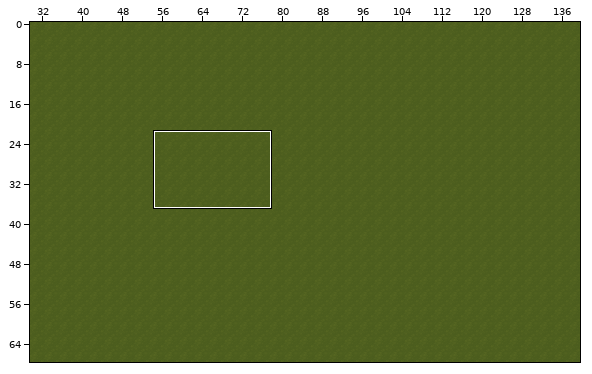
An edit to a level. Tiled map, assets/tiles/Level_EP0_0_Tutorial_64.tmx. Above, an overview of the earlier version with the close-up marked.
Close-up. As it was:
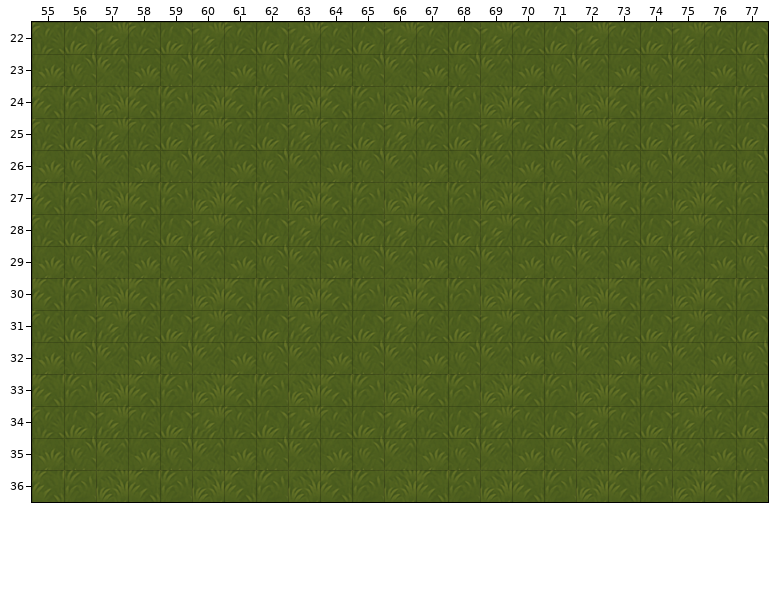
Cells are 64x64 px. Shown: x 55..77, y 22..36.
After:
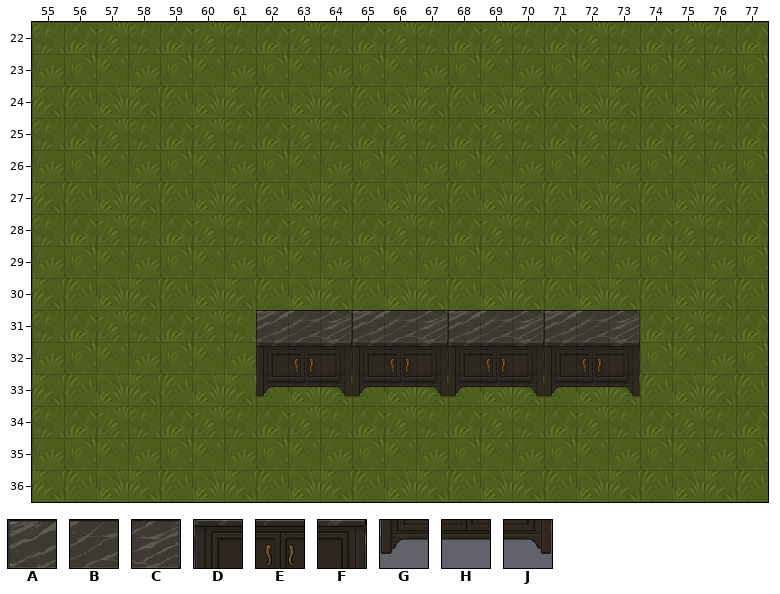
Key: from "FurnitureGothicMansion (64x64)": A 1392, B 1393, C 1394, D 1440, E 1441, F 1442, G 1488, H 1489, J 1490.
_ is an empty cell.
Tiles of an added or newly shown layer are drawn over the layers below it.
Edits made:
Layer "Warstwa Kafelków 2" (added):
The edit adds tile A in row 31 at x 62, 65, 68 and 71.
The edit adds tile B in row 31 at x 63, 66, 69 and 72.
The edit adds tile C in row 31 at x 64, 67, 70 and 73.
The edit adds tile D in row 32 at x 62, 65, 68 and 71.
The edit adds tile E in row 32 at x 63, 66, 69 and 72.
The edit adds tile F in row 32 at x 64, 67, 70 and 73.
The edit adds tile G in row 33 at x 62, 65, 68 and 71.
The edit adds tile H in row 33 at x 63, 66, 69 and 72.
The edit adds tile J in row 33 at x 64, 67, 70 and 73.
Where, in picture pixels (left, top, right, bottom), the same in both close-ups:
added: (256, 310, 640, 397)
